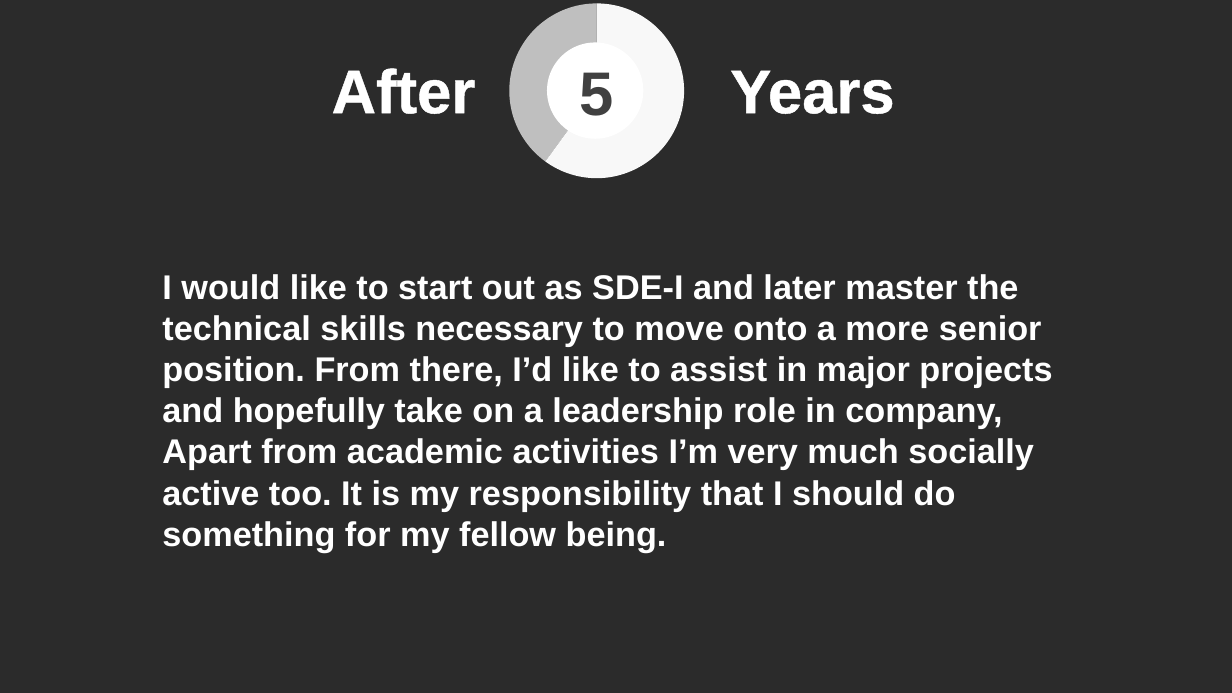
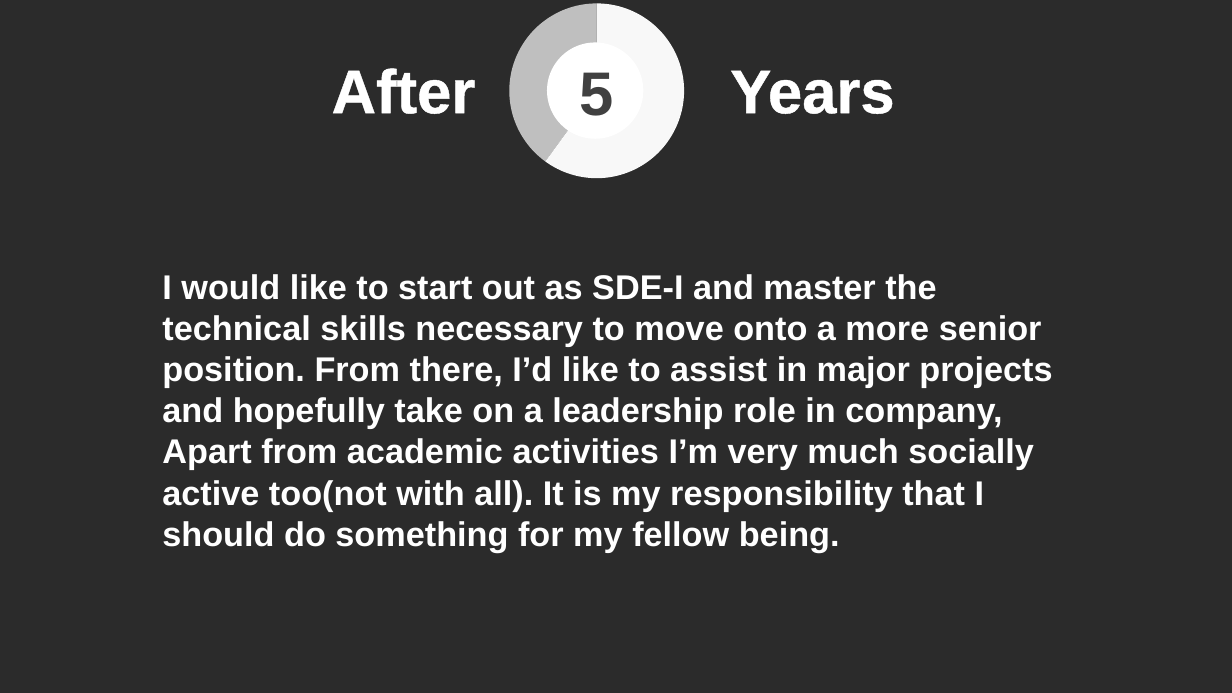
Before and after one commit to imdpkjswl/Final-Programs, a slide deck: slide 6 of Self_Intro.pptx. Drawn at 1232x693 pixels with LibreOffice and Linux fonts; fonts in the diff are those of the drawing; background and template pictures are left out; a plain dark background stands for a picture behind light text. Boxes give left, top, right and bottom in pixels: in the first picture for what was removed or moved away, otherwise in the second. Text is boxed around its words. In the diff, an @@ line names an element or a change of style, - is before the commit and + after.

```diff
--- a/Self_Intro.pptx
+++ b/Self_Intro.pptx
@@ text at box(162, 274, 1052, 552): text changed @@
-I would like to start out as SDE-I and later master the technical skills necessary to move onto a more senior position. From there, I’d like to assist in major projects and hopefully take on a leadership role in company, Apart from academic activities I’m very much socially active too. It is my responsibility that I should do something for my fellow being.
+I would like to start out as SDE-I and master the technical skills necessary to move onto a more senior position. From there, I’d like to assist in major projects and hopefully take on a leadership role in company, Apart from academic activities I’m very much socially active too(not with all). It is my responsibility that I should do something for my fellow being.
```
Also in this commit, not shown: 2 other slides changed, 1 slide added, 2 other files.
